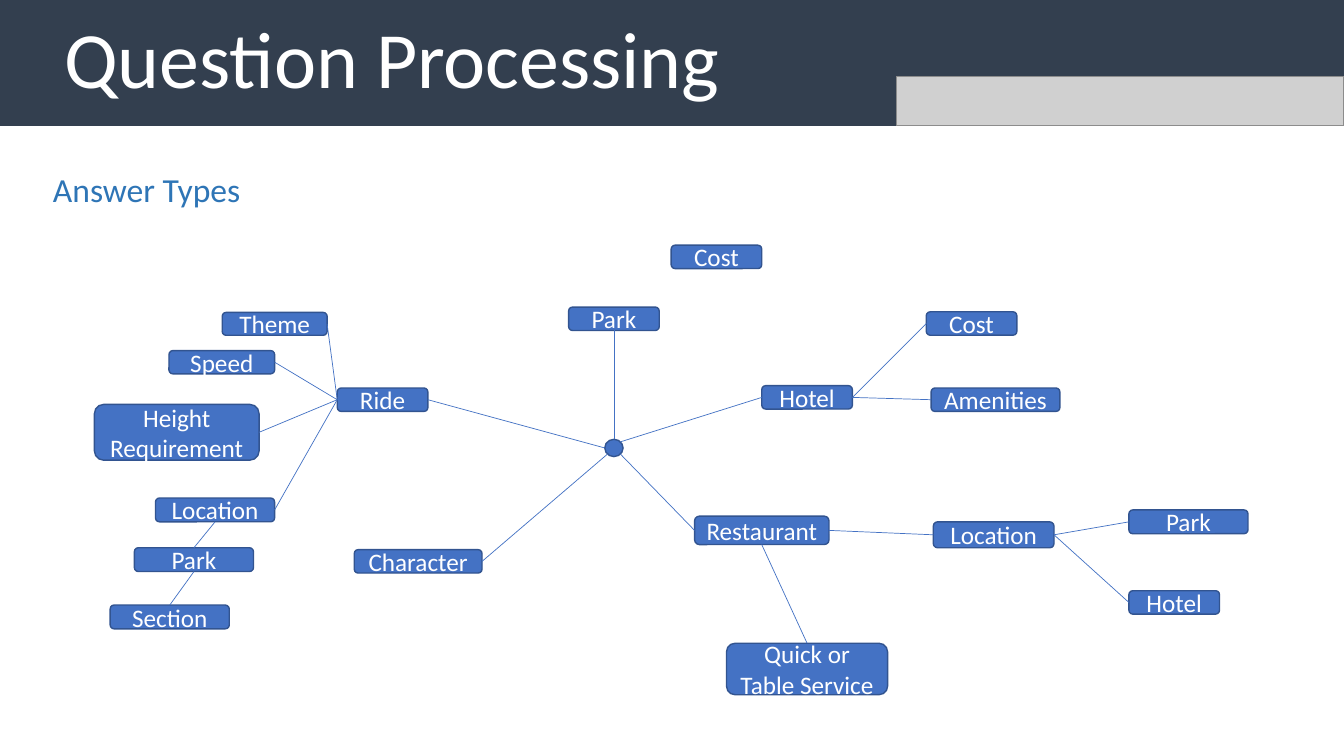
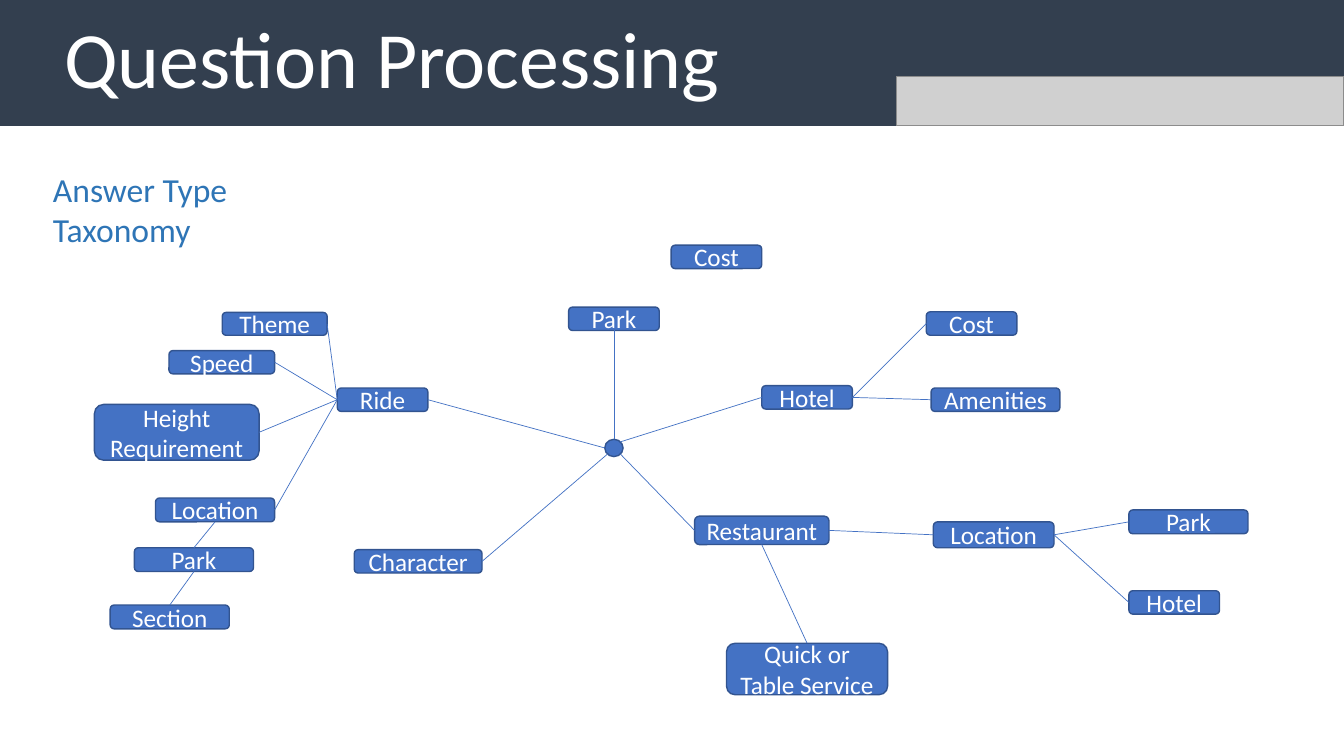
Before and after one commit to uabinf/nlp-group-project-fall-2020-disneyqanda, a slide deck: slide 7 of disneyqanda.pptx. Drawn at 1344x756 pixels with LibreOffice and Linux fonts; fonts in the diff are those of the drawing; grey boxes stand for pictures. Boxes give left, top, right and bottom in pixels: in the first picture for what was removed or moved away, otherwise in the second. Text is boxed around its words. In the diff, an @@ line names an element or a change of style, - is before the commit and + after.

```diff
--- a/disneyqanda.pptx
+++ b/disneyqanda.pptx
@@ text at [53,180,227,248]: text changed @@
-Answer Types
+Answer Type Taxonomy
```
Also in this commit, not shown: 4 other slides changed, 6 slides added.
